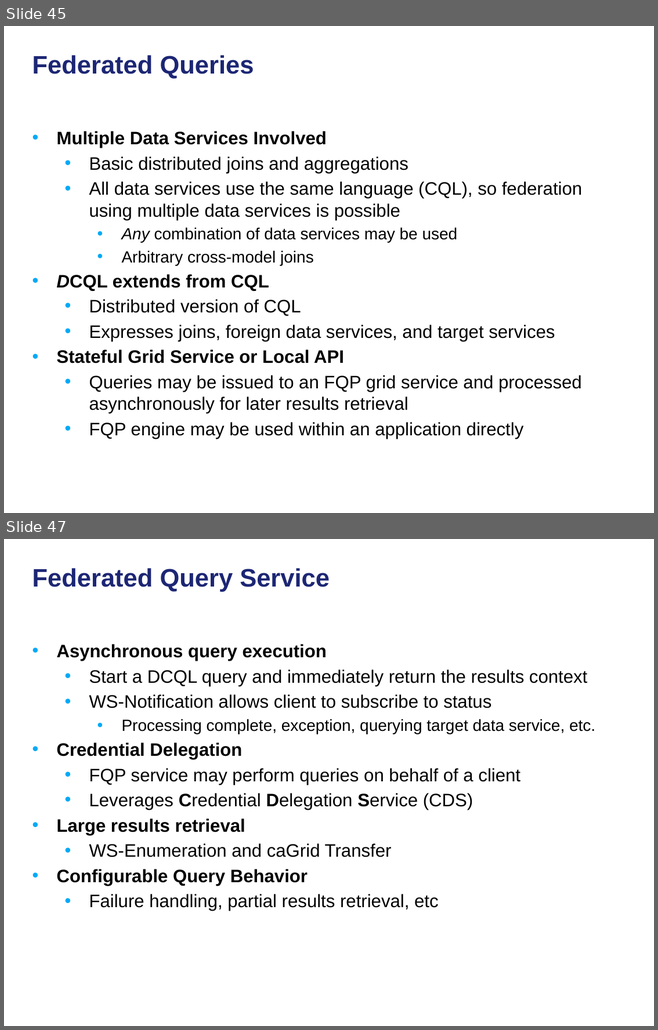
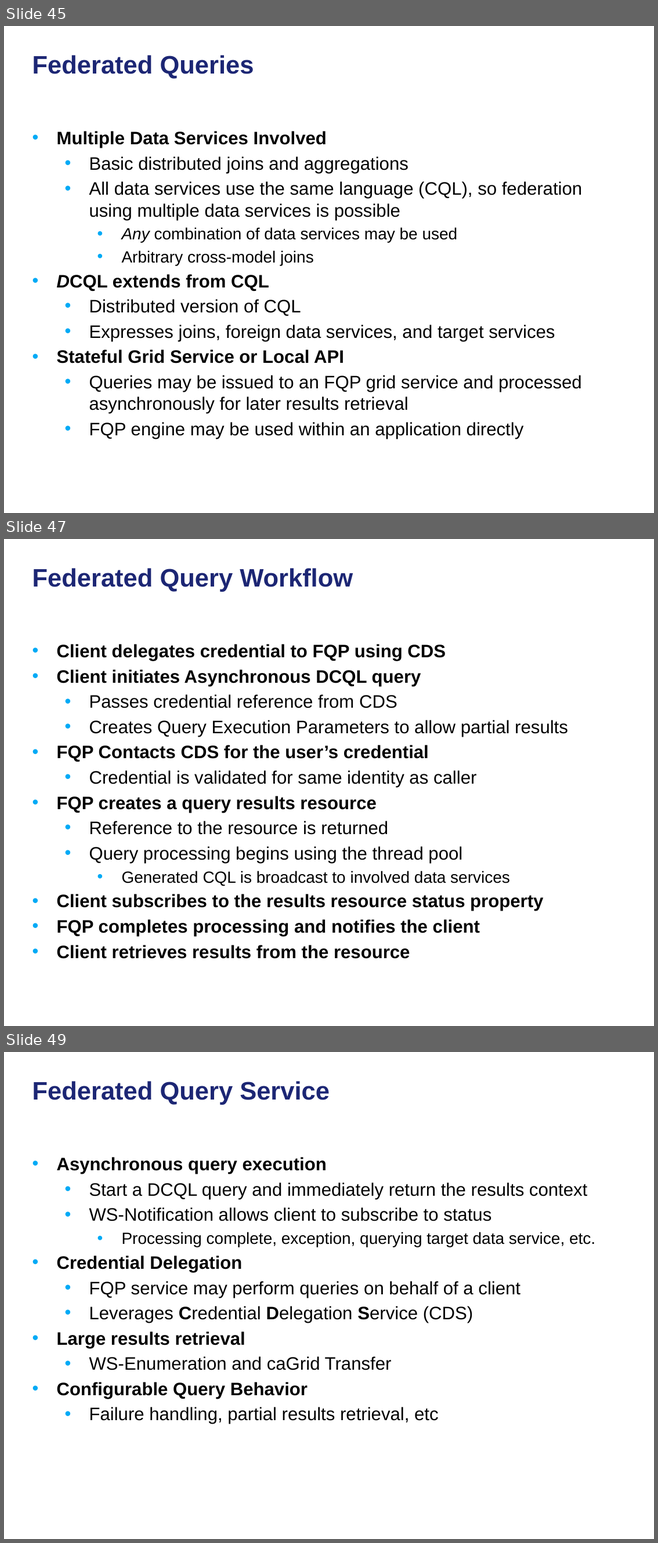
Before and after one commit to NCIP/cagrid-docs, a slide deck: presentations/200906_Novartis/caGrid Data Services.pptx. Shown one above the other, each under a label of ours: slides 45 and 47 before the commit, slides 45, 47 and 49 after it; the slides between them are not shown. The pictures are 658x1030 and 658x1543 pixels, drawn with LibreOffice and Linux fonts; fonts in the diff are those of the drawing; background and template pictures are left out. Boxes give left, top, right and bottom in pixels: in the first picture for what was removed or moved away, otherwise in the second. Text is boxed around its words. In the diff, an @@ line names an element or a change of style, - is before the commit and + after.

```diff
--- a/presentations/200906_Novartis/caGrid Data Services.pptx
+++ b/presentations/200906_Novartis/caGrid Data Services.pptx
@@ slide 47 added at (4,539,654,1026), background picture (left out) @@
@@ title added at (32,568,353,592), 28 pt, text #1C2674, bold @@
+Federated Query Workflow
@@ text added at (57,644,568,959), 20 pt, text #000000, bold @@
+• Client delegates credential to FQP using CDS
+• Client initiates Asynchronous DCQL query
+  • Passes credential reference from CDS
+  • Creates Query Execution Parameters to allow partial results
+• FQP Contacts CDS for the user’s credential
+  • Credential is validated for same identity as caller
+• FQP creates a query results resource
+  • Reference to the resource is returned
+  • Query processing begins using the thread pool
+    • Generated CQL is broadcast to involved data services
+• Client subscribes to the results resource status property
+• FQP completes processing and notifies the client
+• Client retrieves results from the resource
@@ what was slide 47 is now slide 49 @@
```
Also in this commit, not shown: 7 other slides added, 1 slide removed.
